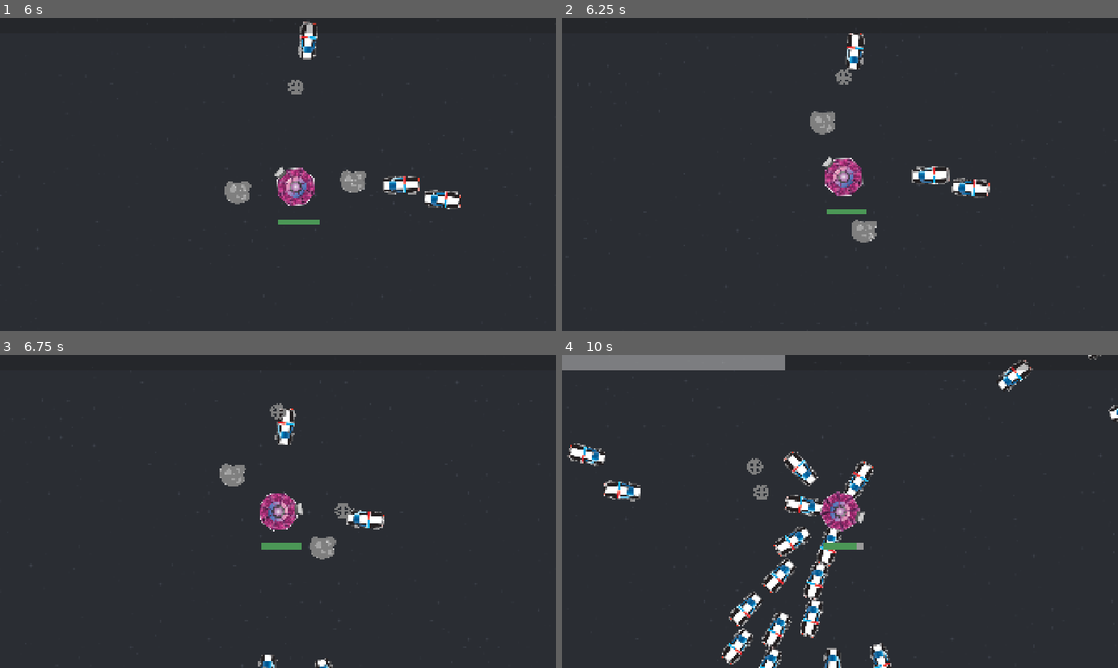
Above: before the commit, frames 1-4 (two rows, left to right).
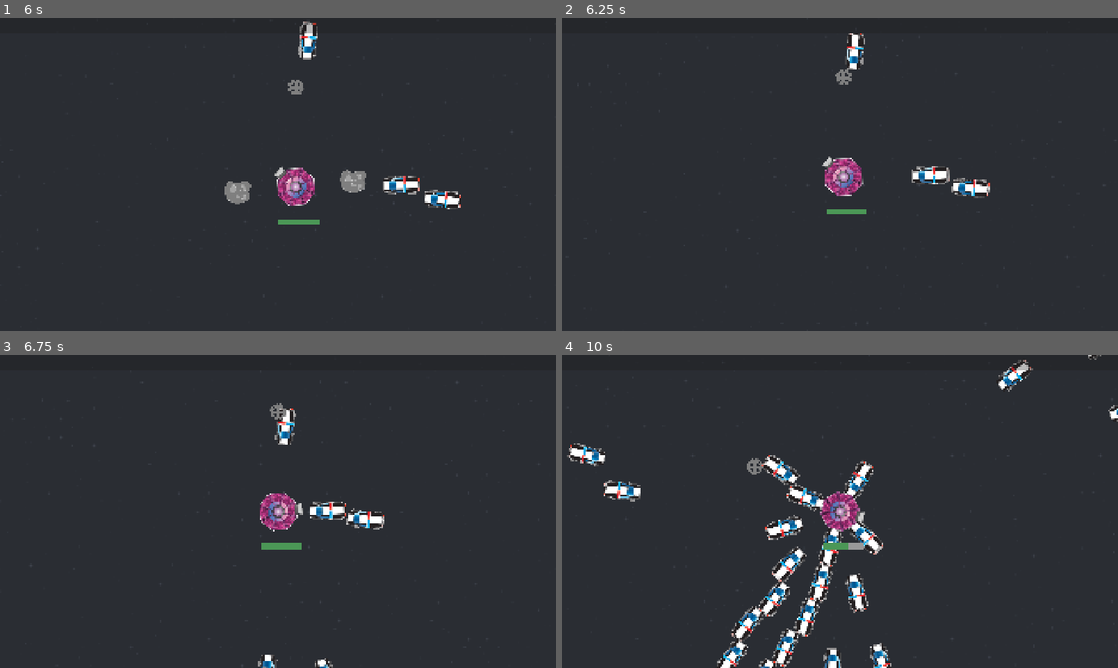
Above: after the commit, the same moments.

Repository: two-sticks-and-a-rock/space-arcade
Game: Godot game, scene res://scenes/main.tscn
Two runs of this game, one before a commit and one after it. Both use one fixed random seed, a clock stepped at 60 frames per second and the inputs below.
Inputs (mouse positions are in pixels of both pictures, inside the frame that each line leads up to):
- Up to frame 1 (6 s): move the mouse to (400, 158) at 0.52 s; press the mouse at (400, 158) at 0.53 s; move the mouse to (166, 190) at 1.27 s; release the mouse at (166, 190) at 1.28 s; click (166, 190) at 1.35 s; move the mouse to (333, 105) at 2.02 s; press the mouse at (333, 105) at 2.03 s; move the mouse to (250, 237) at 2.77 s; release the mouse at (250, 237) at 2.78 s; click (250, 237) at 2.85 s; move the mouse to (444, 221) at 3.52 s; press the mouse at (444, 221) at 3.53 s; move the mouse to (111, 127) at 4.27 s; release the mouse at (111, 127) at 4.28 s; click (111, 127) at 4.35 s; move the mouse to (305, 174) at 5.02 s; press the mouse at (305, 174) at 5.03 s; move the mouse to (194, 96) at 5.77 s; release the mouse at (194, 96) at 5.78 s; click (194, 96) at 5.85 s
- Up to frame 2 (6.25 s): no input
- Up to frame 3 (6.75 s): move the mouse to (400, 495) at 6.52 s; press the mouse at (400, 495) at 6.53 s
- Up to frame 4 (10 s): move the mouse to (728, 527) at 7.27 s; release the mouse at (728, 527) at 7.28 s; click (728, 527) at 7.35 s; move the mouse to (895, 442) at 8.02 s; press the mouse at (895, 442) at 8.03 s; move the mouse to (812, 574) at 8.77 s; release the mouse at (812, 574) at 8.78 s; click (812, 574) at 8.85 s; move the mouse to (1006, 558) at 9.52 s; press the mouse at (1006, 558) at 9.53 s

Frame 1 is identical in both runs. In frame 2, 0.6% of the frame differs, in the area x 44-57%, y 29-72%; in frame 3, 0.9%; in frame 4, 7.0%, in the area x 0-58%, y 0-100%.

Commit message:
dynamically populate upgrade panel

Diff:
--- a/scenes/player/player_weapons/orbiter/orbiter_ring.gd
+++ b/scenes/player/player_weapons/orbiter/orbiter_ring.gd
@@ -3,6 +3,46 @@
 var distance_from_player = 200
 
 var current_bullets : Array[PlayerBullet]
+
+func _get_upgrade_sets():
+	return [
+	{
+		"name": "Better Time",
+		"upgrades": [
+			{
+				"label": "Uptime 6s -> 7s (+1s)",
+				"resource": UpTimerUpgrade,
+				# "resource": "res://scenes/player/player_weapons/base_weapon_upgrades/up_timer_upgrade.tres",
+				"value": 1,
+			},
+			{
+				"label": "Downtime 8s -> 7s (-1s)",
+				# "resource": "res://scenes/player/player_weapons/base_weapon_upgrades/down_timer_upgrade.tres",
+				"resource": DownTimerUpgrade,
+				"value": 1,
+			},
+		],
+		"applied": false
+	},
+	{
+		"name": "More Bullets",
+		"upgrades": [
+			{
+				"label": "Damage 50 -> 75 (+25)",
+				"resource": DamageUpgrade,
+				# "resource": "res://scenes/player/player_weapons/base_weapon_upgrades/down_timer_upgrade.tres",
+				"value": 25,
+			},
+			{
+				"label": "Asteroids 2 -> 3 (+1)",
+				"resource": BulletsUpgrade,
+				# "resource": "res://scenes/player/player_weapons/base_weapon_upgrades/down_timer_upgrade.tres",
+				"value": 1,
+			},
+		],
+		"applied": false
+	},
+]
 
 func new_orbiter():
 	up_timer.start()
--- a/scenes/player/player_weapons/orbiter/orbiter_ring.tscn
+++ b/scenes/player/player_weapons/orbiter/orbiter_ring.tscn
@@ -12,10 +12,10 @@
 metadata/_custom_type_script = "uid://i4comh215wk1"
 
 [node name="UpTimer" type="Timer" parent="." unique_id=1361644208]
-wait_time = 8.0
+wait_time = 6.0
 
 [node name="DownTimer" type="Timer" parent="." unique_id=2011099929]
-wait_time = 6.0
+wait_time = 8.0
 
 [connection signal="timeout" from="UpTimer" to="." method="_on_up_timer_timeout"]
 [connection signal="timeout" from="DownTimer" to="." method="_on_down_timer_timeout"]
--- a/scenes/player/player_weapons/player_weapon.gd
+++ b/scenes/player/player_weapons/player_weapon.gd
@@ -13,6 +13,9 @@
 
 @export var upgrades : Array[PlayerWeaponUpgrade] = []
 
+func _get_upgrade_sets():
+	return []
+
 func _reset():
 	for upgrade in upgrades:
 		if (!upgrade.applied):
--- a/scenes/upgrade_menu/upgrade_menu.gd
+++ b/scenes/upgrade_menu/upgrade_menu.gd
@@ -5,13 +5,46 @@
 
 func _ready():
 	EventBus.level_up.connect(_on_player_level_up)
+	visible = false
 
-	visible = false
-	for i in 3:
+
+func populate_upgrade_panels():
+	# get the players list of weapons
+	var player_weapons = get_tree().root.get_node("Main/player").get_children().filter(
+		func(child):
+			return child is PlayerWeapon
+	)
+	# get all potential upgrades for those weapons
+	var potential_upgrades = []
+	for weapon in player_weapons:
+		var weapon_upgrade_sets = weapon._get_upgrade_sets().filter(
+			func(upgrade_set):
+				return !upgrade_set.applied
+		)
+		if (weapon_upgrade_sets.size() == 0):
+			continue
+
+		potential_upgrades.append(weapon_upgrade_sets[0])
+	# later will get the non-weapon items as well
+
+	var num_displayed = 0
+	for potential_upgrade in potential_upgrades:
+		if (num_displayed == 3):
+			break
+
 		var upgrade_panel = upgrade_panel_scene.instantiate()
+		upgrade_panel.upgrade_name = potential_upgrade.name
+		potential_upgrade.applied = true
+
+		upgrade_panel.mechanics = ([] as Array[String])
+		for u in potential_upgrade["upgrades"]:
+			print(u)
+			upgrade_panel.mechanics.append(u.label)
 
 		h_container.add_child(upgrade_panel)
+		num_displayed += 1
 
 func _on_player_level_up():
+	populate_upgrade_panels()
 	visible = true
 	get_tree().paused = true
--- a/scenes/upgrade_menu/upgrade_panel.tscn
+++ b/scenes/upgrade_menu/upgrade_panel.tscn
@@ -1,12 +1,10 @@
 [gd_scene format=3 uid="uid://bppmovw26fbil"]
 
 [ext_resource type="Script" uid="uid://dre2xbusnngrs" path="res://scenes/upgrade_menu/upgrade_panel.gd" id="1_f0mv6"]
-[ext_resource type="PackedScene" uid="uid://cveep2sh12bse" path="res://scenes/upgrade_menu/upgrade_mechanic_label.tscn" id="2_vnt6j"]
 
 [node name="UpgradePanel" type="PanelContainer" unique_id=1519019406]
 custom_minimum_size = Vector2(600, 1000)
 script = ExtResource("1_f0mv6")
-mechanic_label_scene = ExtResource("2_vnt6j")
 upgrade_name = "Upgrade Test"
 img_filepath = "res://art/sprites/upgrades/orbiter_3_bullets_placeholder.png"
 mechanics = Array[String](["bullets 2 -> 3", "speed ->", "dmg 123 -> 124"])
@@ -32,4 +30,3 @@
 layout_mode = 2
 theme_override_colors/font_color = Color(0.62967473, 0.62967473, 0.6296747, 1)
 theme_override_font_sizes/font_size = 30
-text = "Flavor Text"
